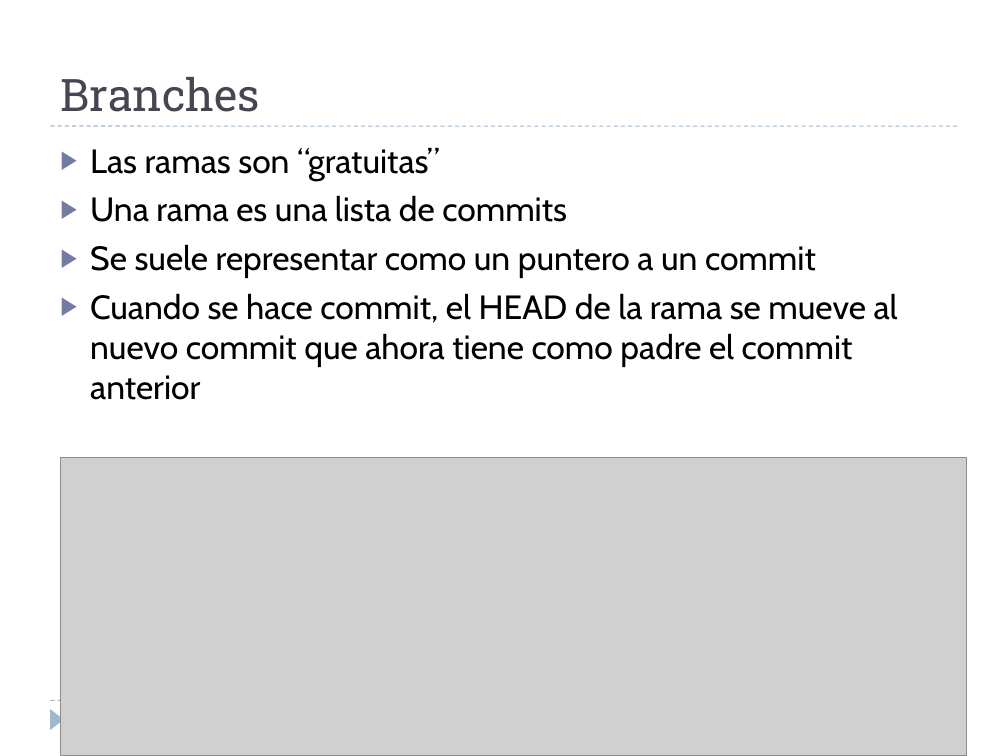
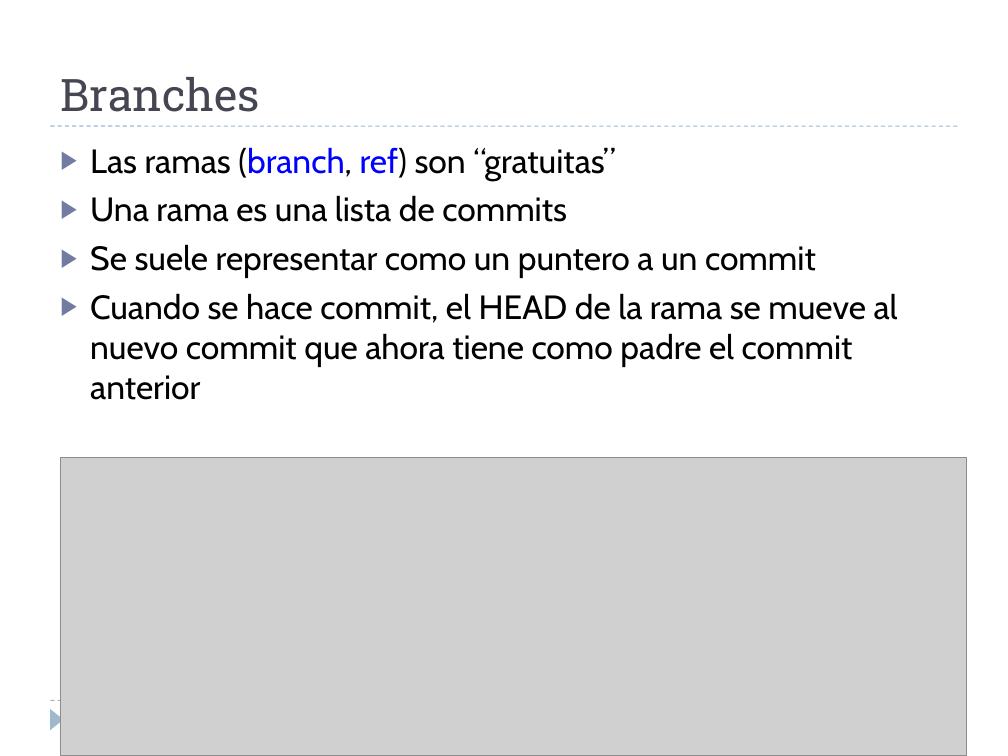
Before and after one commit to martina-if/curso_git, a slide deck: slide 12 of GIT.ppt. Drawn at 1008x756 pixels with LibreOffice and Linux fonts; fonts in the diff are those of the drawing; grey boxes stand for pictures. Boxes give left, top, right and bottom in pixels: in the first picture for what was removed or moved away, otherwise in the second. Text is boxed around its words. In the diff, an @@ line names an element or a change of style, - is before the commit and + after.

```diff
--- a/GIT.ppt
+++ b/GIT.ppt
@@ text at (x1=90, y1=147, x2=615, y2=181): text changed @@
-▶ Las ramas son “gratuitas”
+▶ Las ramas (branch, ref) son “gratuitas”
```
Also in this commit, not shown: 3 other slides changed, 7 slides added.
